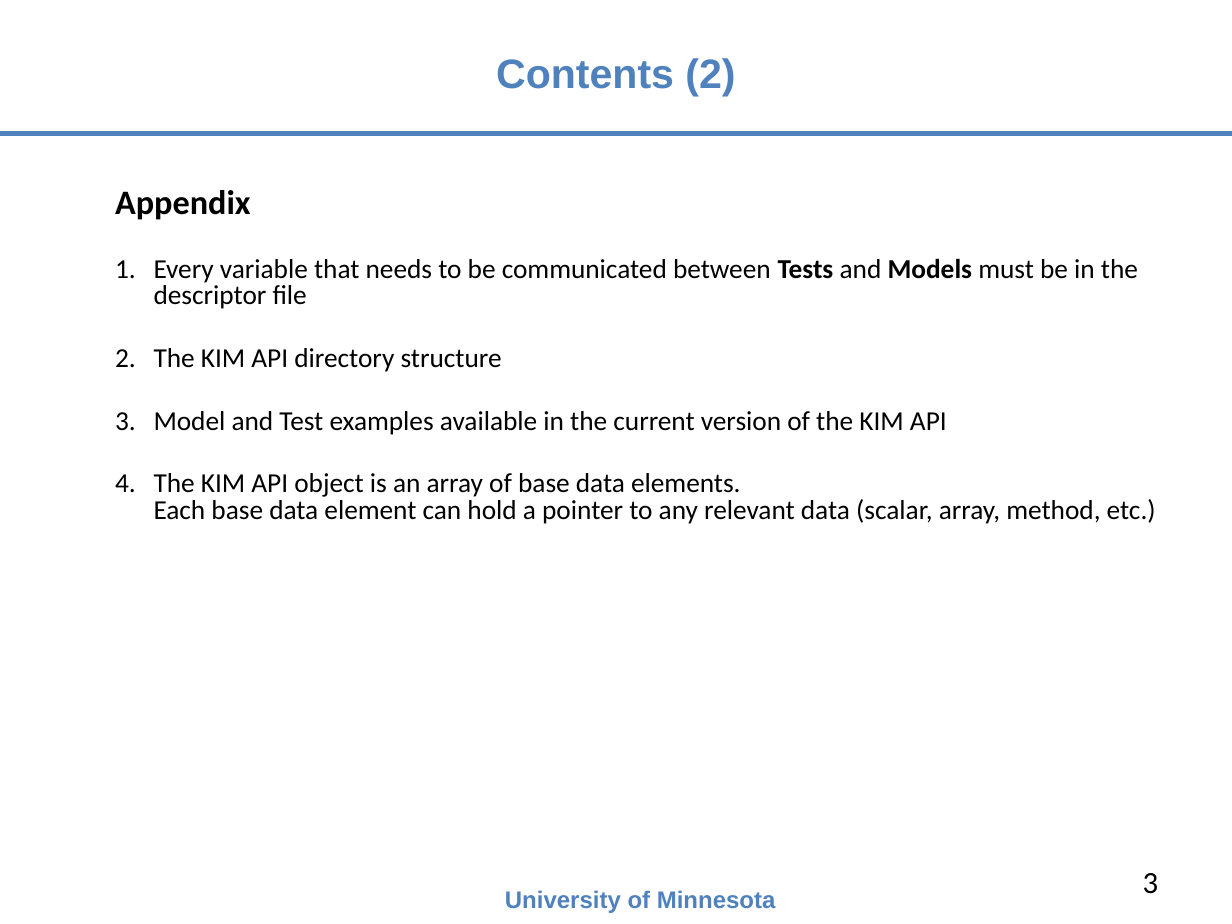
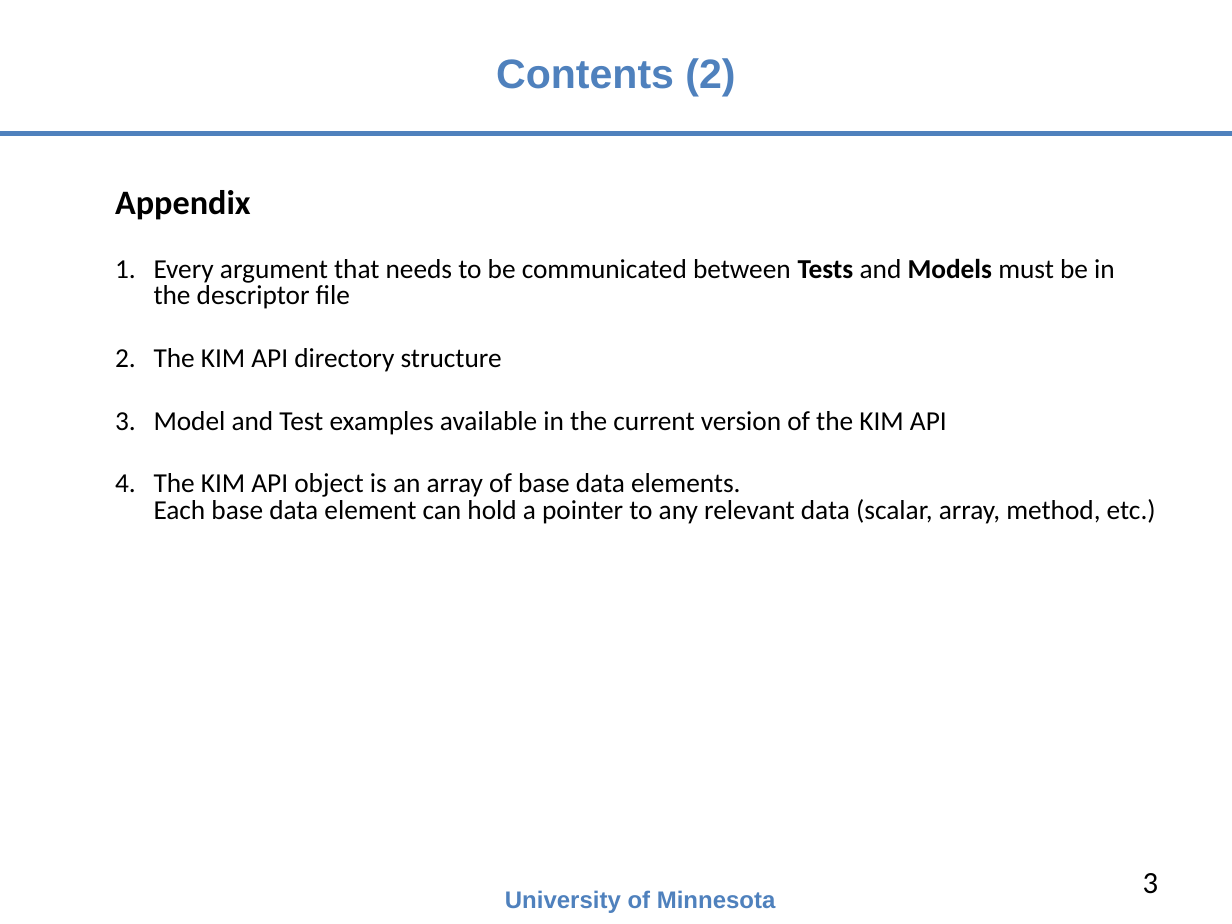
Before and after one commit to openkim/kim-api, a slide deck: slide 3 of DOCs/openkim-api-introduction.pptx. Drawn at 1232x924 pixels with LibreOffice and Linux fonts; fonts in the diff are those of the drawing. Boxes give left, top, right and bottom in pixels: in the first picture for what was removed or moved away, otherwise in the second. Text is boxed around its words. In the diff, an @@ line names an element or a change of style, - is before the commit and + after.

Commit message:
changes `variable' to `argument' in openkim-api-introduction.*

```diff
--- a/DOCs/openkim-api-introduction.pptx
+++ b/DOCs/openkim-api-introduction.pptx
@@ text at bbox=[154, 258, 1115, 309]: text changed @@
-  1. Every variable that needs to be communicated between Tests and Models must be in the descriptor file
+  1. Every argument that needs to be communicated between Tests and Models must be in the descriptor file
```
Also in this commit, not shown: 8 other slides changed, 1 other file.
